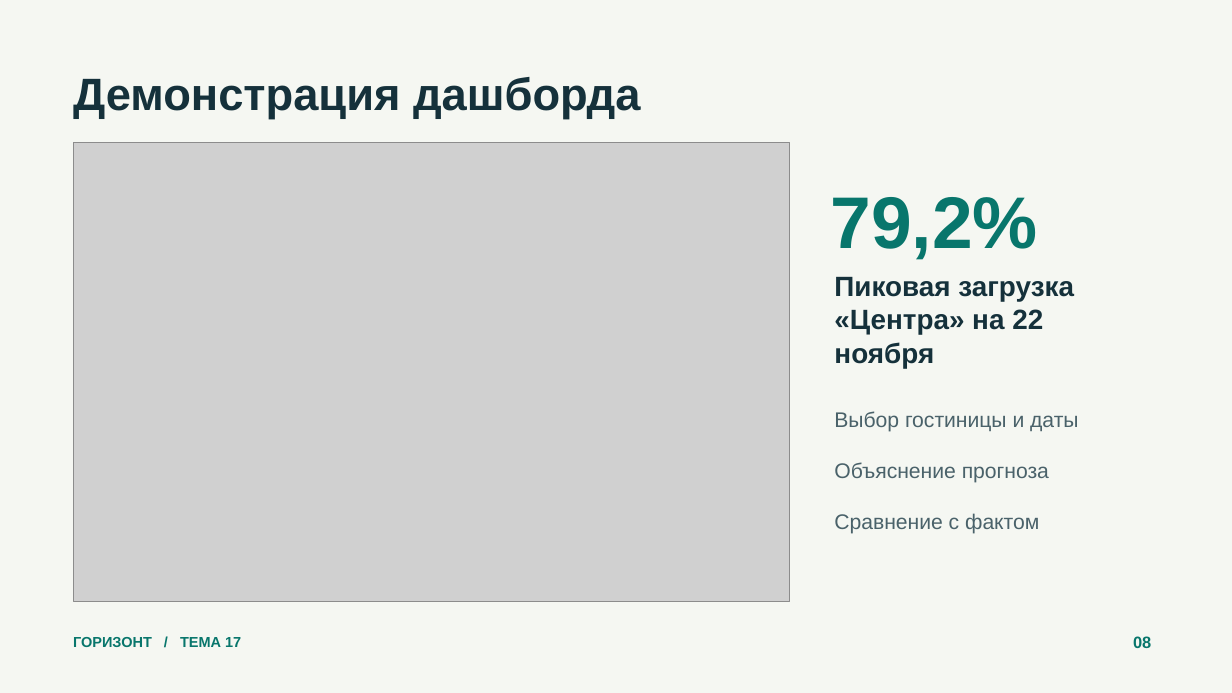
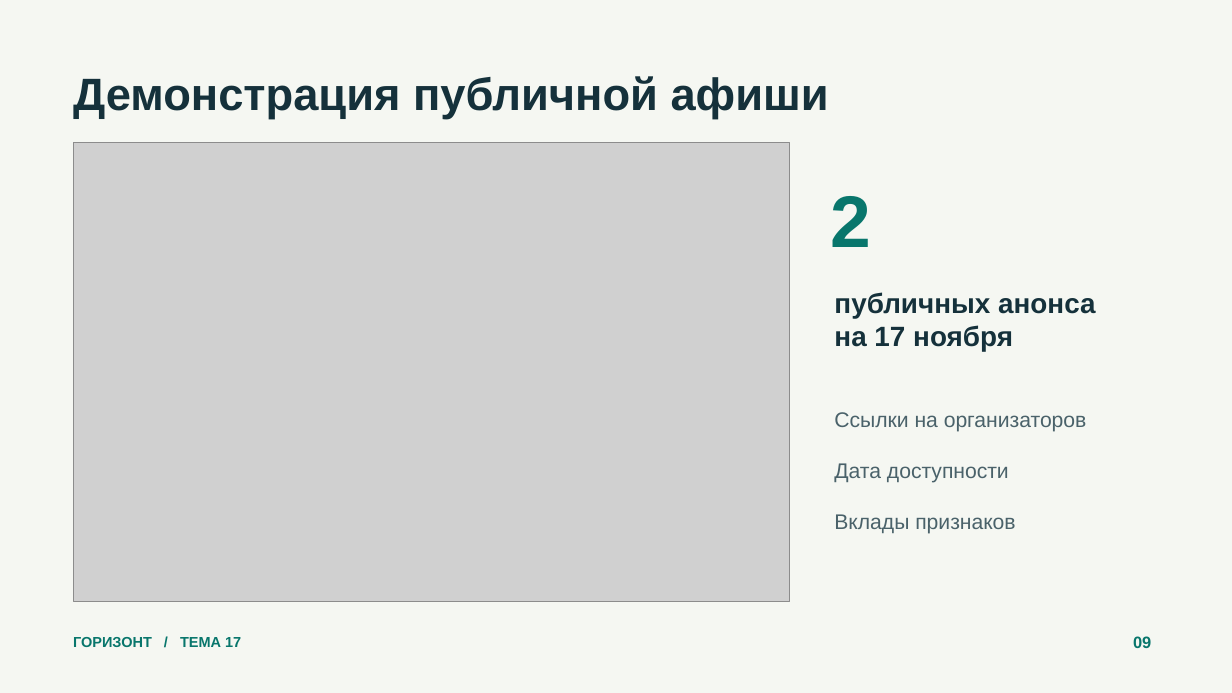
Before and after one commit to ReliqU/HotelForecast, a slide deck: slide 9 of deliverables/Презентация.pptx (slide 8 before the commit). Drawn at 1232x693 pixels with LibreOffice and Linux fonts; fonts in the diff are those of the drawing; grey boxes stand for pictures. Boxes give left, top, right and bottom in pixels: in the first picture for what was removed or moved away, otherwise in the second. Text is boxed around its words. In the diff, an @@ line names an element or a change of style, - is before the commit and + after.

```diff
--- a/deliverables/Презентация.pptx
+++ b/deliverables/Презентация.pptx
@@ text at (73,76,829,119): text changed @@
-Демонстрация дашборда
+Демонстрация публичной афиши
@@ text at (831,196,872,247): text changed @@
-79,2%
+2
@@ text at (834,292,1096,351): text changed @@
-Пиковая загрузка
-«Центра» на 22 ноября
+публичных анонса
+на 17 ноября
@@ text at (834,412,1087,534): text changed @@
-Выбор гостиницы и даты
-Объяснение прогноза
-Сравнение с фактом
+Ссылки на организаторов
+Дата доступности
+Вклады признаков
```
Also in this commit, not shown: 3 other slides changed, 3 slides added, 2 slides removed, 21 other files.
